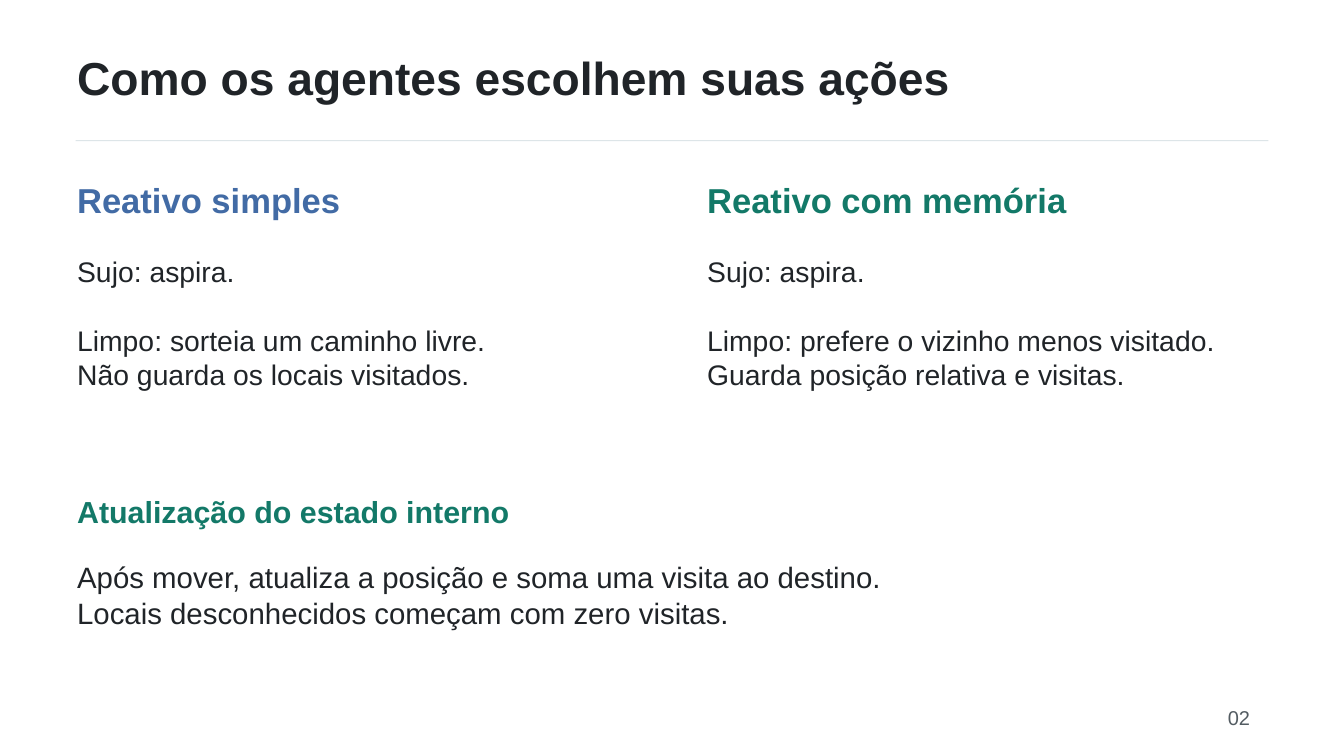
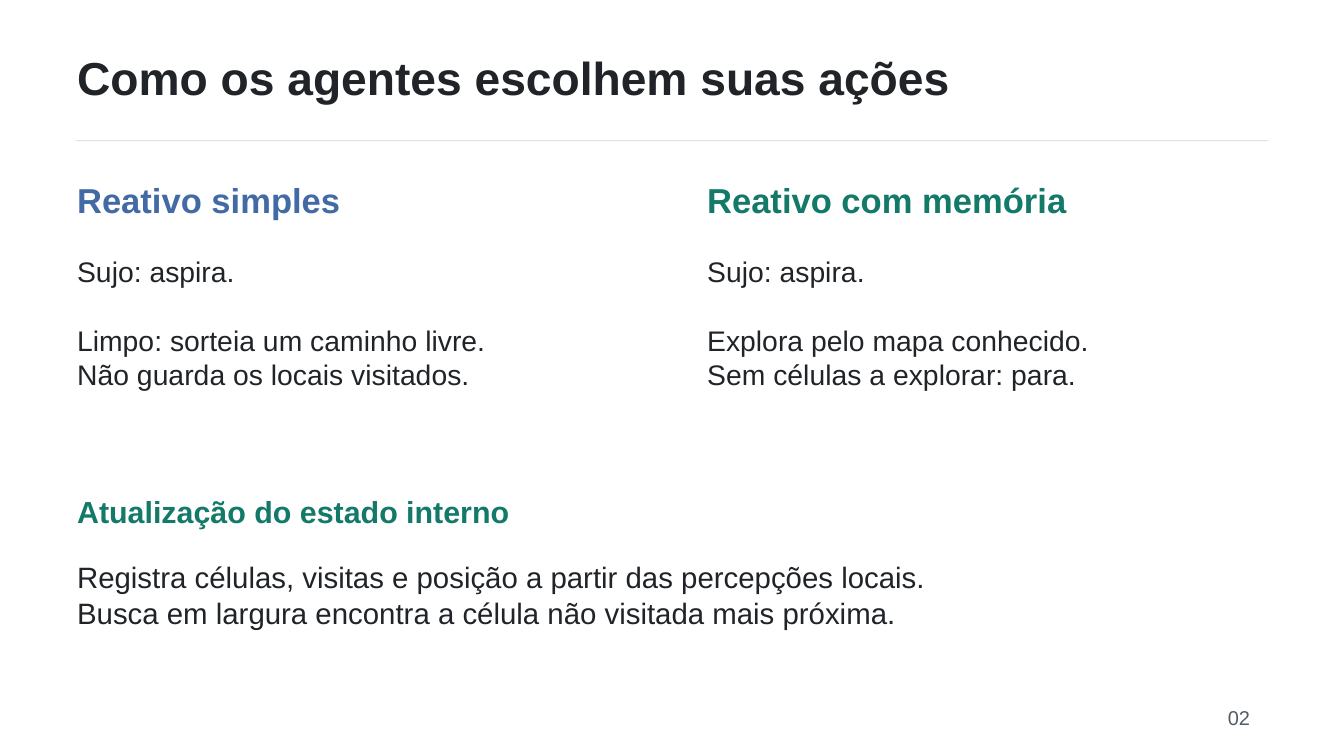
Before and after one commit to Lucas4lmeida/agentes-inteligentes-aspirador, a slide deck: slide 2 of apresentacao_agentes.pptx. Drawn at 1344x756 pixels with LibreOffice and Linux fonts; fonts in the diff are those of the drawing. Boxes give left, top, right and bottom in pixels: in the first picture for what was removed or moved away, otherwise in the second. Text is boxed around its words. In the diff, an @@ line names an element or a change of style, - is before the commit and + after.

Commit message:
Corrige configuracoes pequenas e atualiza os seis slides

```diff
--- a/apresentacao_agentes.pptx
+++ b/apresentacao_agentes.pptx
@@ text at bbox=[707, 330, 1088, 391]: text changed @@
-Limpo: prefere o vizinho menos visitado.
-Guarda posição relativa e visitas.
+Explora pelo mapa conhecido.
+Sem células a explorar: para.
@@ text at bbox=[77, 566, 924, 629]: text changed @@
-Após mover, atualiza a posição e soma uma visita ao destino.
-Locais desconhecidos começam com zero visitas.
+Registra células, visitas e posição a partir das percepções locais.
+Busca em largura encontra a célula não visitada mais próxima.
```
Also in this commit, not shown: 4 other slides changed, 4 other files.
